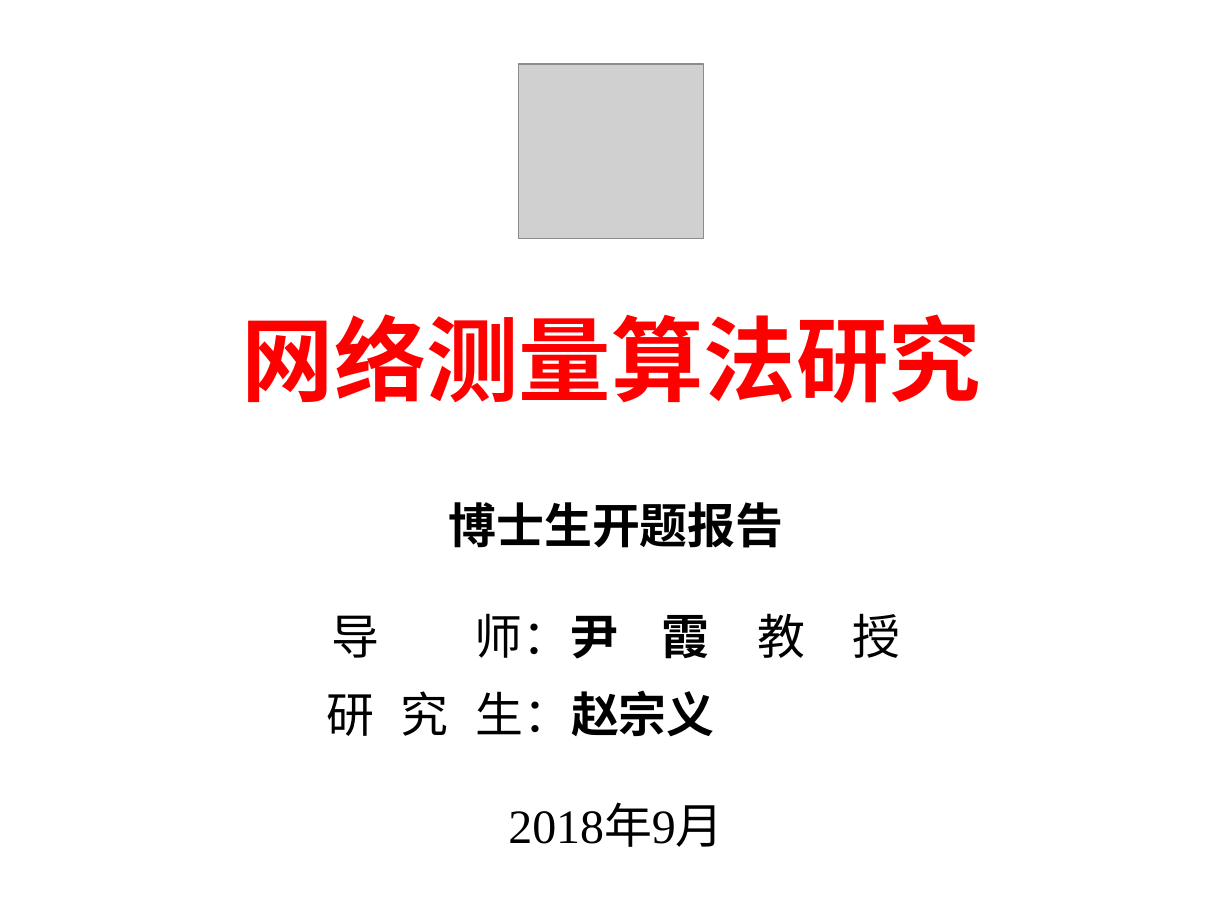
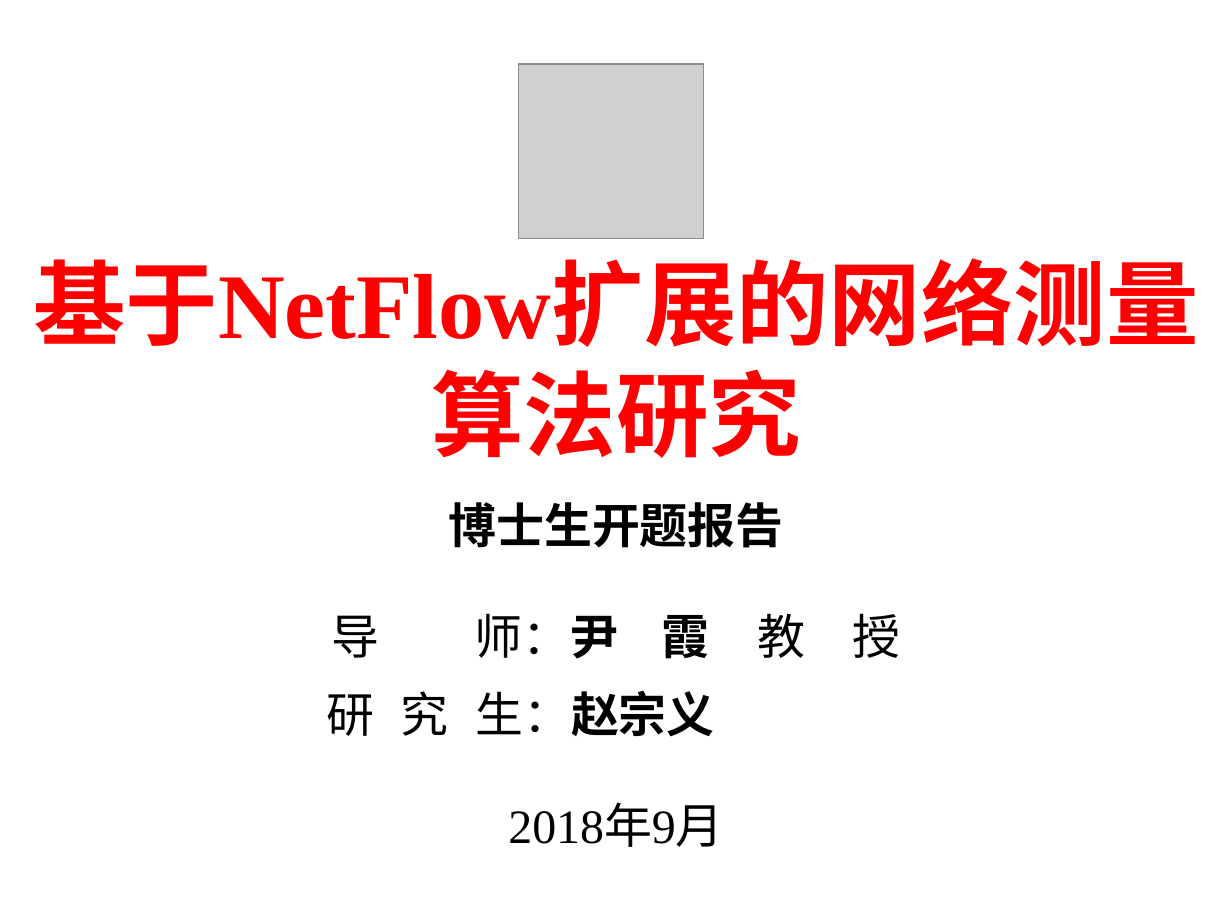
Before and after one commit to xinshengzzy/thesis_proposal, a slide deck: slide 1 of 赵宗义-博士生开题报告-2018年秋.pptx. Drawn at 1232x924 pixels with LibreOffice and Linux fonts; fonts in the diff are those of the drawing; grey boxes stand for pictures. Boxes give left, top, right and bottom in pixels: in the first picture for what was removed or moved away, otherwise in the second. Text is boxed around its words. In the diff, an @@ line names an element or a change of style, - is before the commit and + after.

```diff
--- a/赵宗义-博士生开题报告-2018年秋.pptx
+++ b/赵宗义-博士生开题报告-2018年秋.pptx
@@ title at (33,258,1198,347): text changed @@
-网络测量算法研究
+基于NetFlow扩展的网络测量算法研究
```
Also in this commit, not shown: 7 other slides changed, 42 slides added, 13 slides removed, 18 other files.
